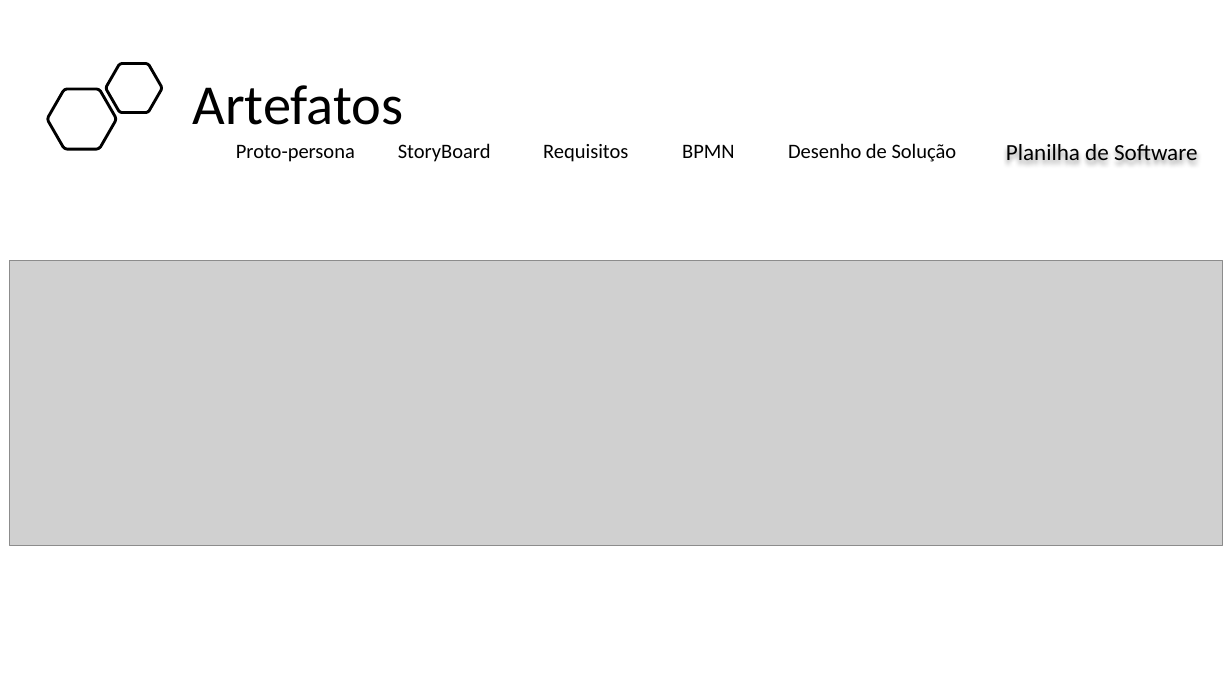
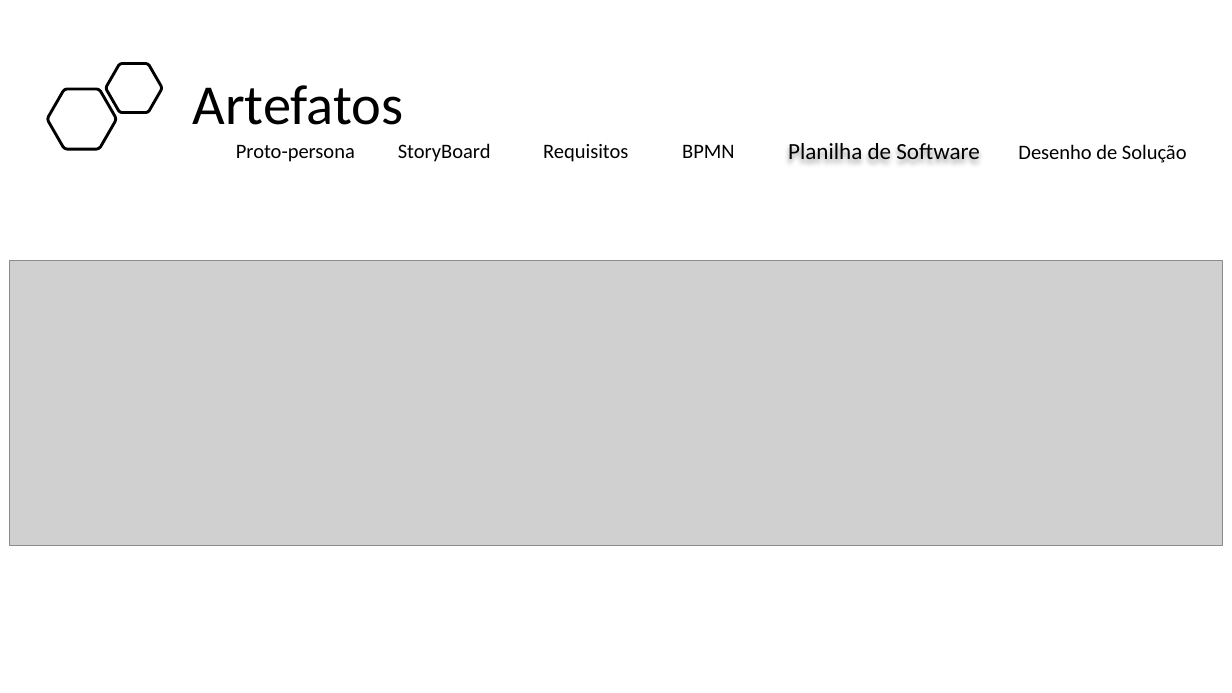
Before and after one commit to BandTec/project-hunter, a slide deck: slide 10 of Documentação/Apresentação - Sprint 3.pptx (slide 11 before the commit). Drawn at 1232x693 pixels with LibreOffice and Linux fonts; fonts in the diff are those of the drawing; grey boxes stand for pictures. Boxes give left, top, right and bottom in pixels: in the first picture for what was removed or moved away, otherwise in the second. Text is boxed around its words. In the diff, an @@ line names an element or a change of style, - is before the commit and + after.

```diff
--- a/Documentação/Apresentação - Sprint 3.pptx
+++ b/Documentação/Apresentação - Sprint 3.pptx
@@ text "Planilha de Software" moved from (x1=1006, y1=144, x2=1197, y2=160) to (x1=788, y1=143, x2=979, y2=160) @@
@@ text "Desenho de Solução" moved from (x1=788, y1=143, x2=957, y2=162) to (x1=1018, y1=144, x2=1187, y2=163) @@
```
Also in this commit, not shown: 2 other slides changed, 1 other file.
